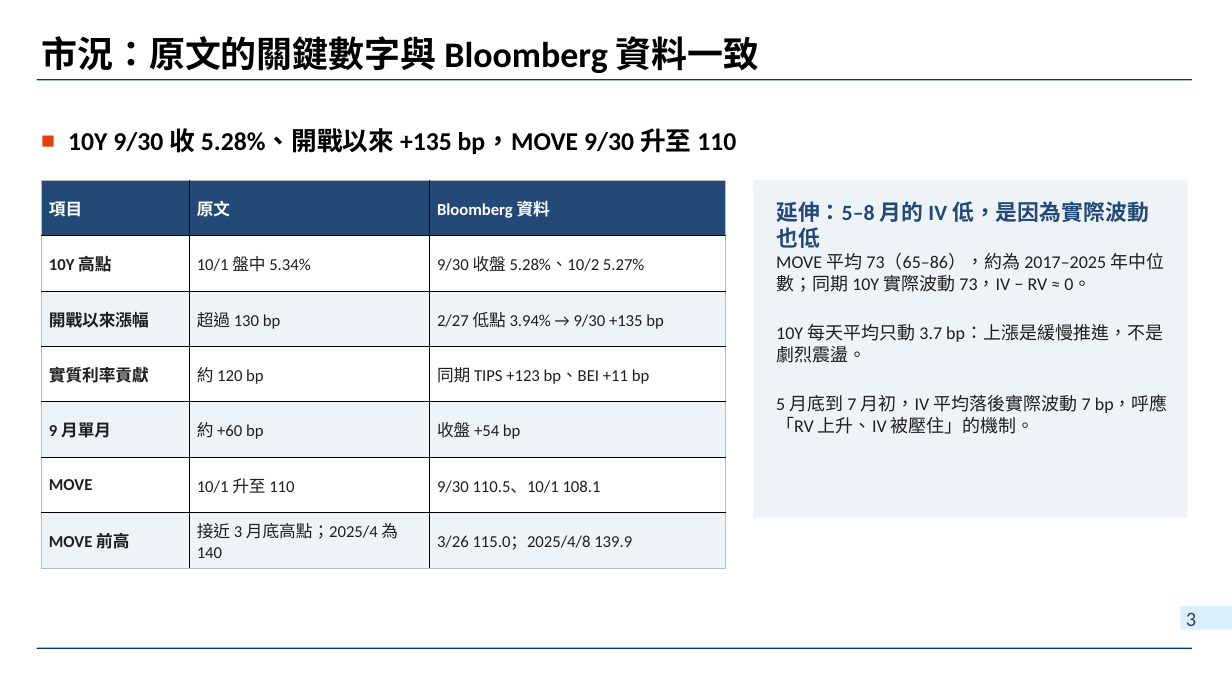
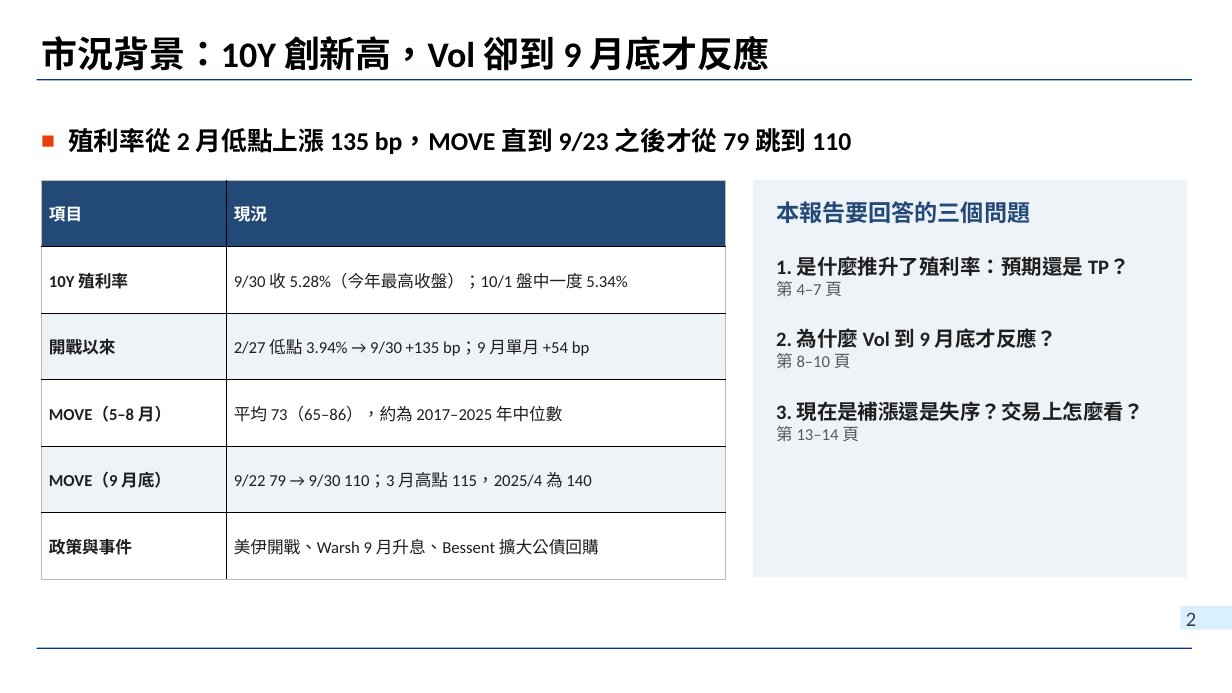
Before and after one commit to wlinoxox/US-Bond-Vol, a slide deck: slide 2 of slides/2026-10-03_us-treasury-vol-regime-change.pptx (slide 3 before the commit). Drawn at 1232x693 pixels with LibreOffice and Linux fonts; fonts in the diff are those of the drawing; background and template pictures are left out. Boxes give left, top, right and bottom in pixels: in the first picture for what was removed or moved away, otherwise in the second. Text is boxed around its words. In the diff, an @@ line names an element or a change of style, - is before the commit and + after.

```diff
--- a/slides/2026-10-03_us-treasury-vol-regime-change.pptx
+++ b/slides/2026-10-03_us-treasury-vol-regime-change.pptx
@@ title at [42, 36, 769, 71]: text changed @@
-市況：原文的關鍵數字與 Bloomberg 資料一致
+市況背景：10Y 創新高，Vol 卻到 9 月底才反應
@@ text at [68, 128, 851, 154]: text changed @@
-■ 10Y 9/30 收 5.28%、開戰以來 +135 bp，MOVE 9/30 升至 110
+■ 殖利率從 2 月低點上漲 135 bp，MOVE 直到 9/23 之後才從 79 跳到 110
@@ table at [42, 180, 726, 579] @@
-項目 | 原文 | Bloomberg 資料
-10Y 高點 | 10/1 盤中 5.34% | 9/30 收盤 5.28%、10/2 5.27%
-開戰以來漲幅 | 超過 130 bp | 2/27 低點 3.94% → 9/30 +135 bp
-實質利率貢獻 | 約 120 bp | 同期 TIPS +123 bp、BEI +11 bp
-9 月單月 | 約 +60 bp | 收盤 +54 bp
-MOVE | 10/1 升至 110 | 9/30 110.5、10/1 108.1
-MOVE 前高 | 接近 3 月底高點；2025/4 為 140 | 3/26 115.0；2025/4/8 139.9
+項目 | 現況
+10Y 殖利率 | 9/30 收 5.28%（今年最高收盤）；10/1 盤中一度 5.34%
+開戰以來 | 2/27 低點 3.94% → 9/30 +135 bp；9 月單月 +54 bp
+MOVE（5–8 月） | 平均 73（65–86），約為 2017–2025 年中位數
+MOVE（9 月底） | 9/22 79 → 9/30 110；3 月高點 115，2025/4 為 140
+政策與事件 | 美伊開戰、Warsh 9 月升息、Bessent 擴大公債回購
@@ rectangle: place and size @@
-rectangle at [753, 180, 1188, 518]
+rectangle at [753, 180, 1188, 578]
@@ text at [776, 201, 1130, 442]: text changed; size 14 to 16 pt; bold on @@
-延伸：5–8 月的 IV 低，是因為實際波動也低
-MOVE 平均 73（65–86），約為 2017–2025 年中位數；同期 10Y 實際波動 73，IV − RV ≈ 0。
-10Y 每天平均只動 3.7 bp：上漲是緩慢推進，不是劇烈震盪。
-5 月底到 7 月初，IV 平均落後實際波動 7 bp，呼應「RV 上升、IV 被壓住」的機制。
+本報告要回答的三個問題
+1. 是什麼推升了殖利率：預期還是 TP？
+第 4–7 頁
+2. 為什麼 Vol 到 9 月底才反應？
+第 8–10 頁
+3. 現在是補漲還是失序？交易上怎麼看？
+第 13–14 頁
@@ page number at [1186, 612, 1196, 626]: text changed @@
-3
+2
```
Also in this commit, not shown: 2 other slides changed.
